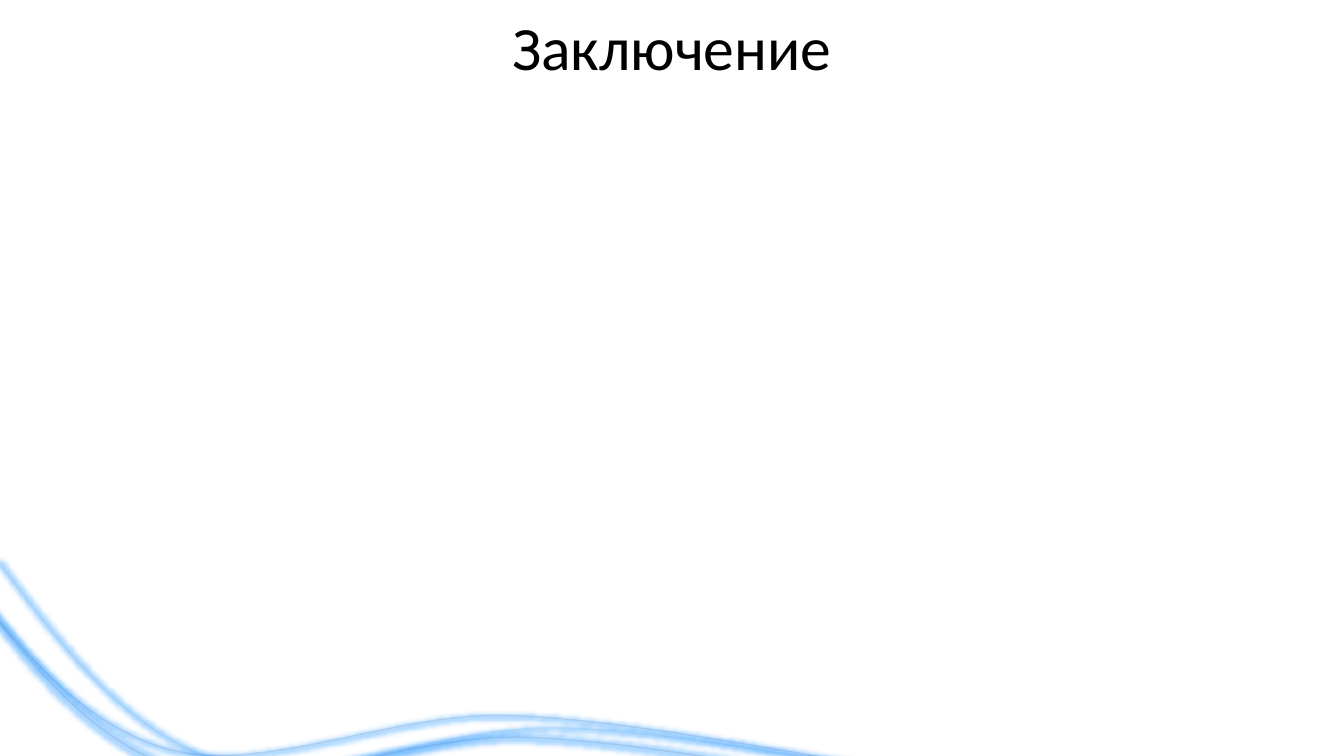
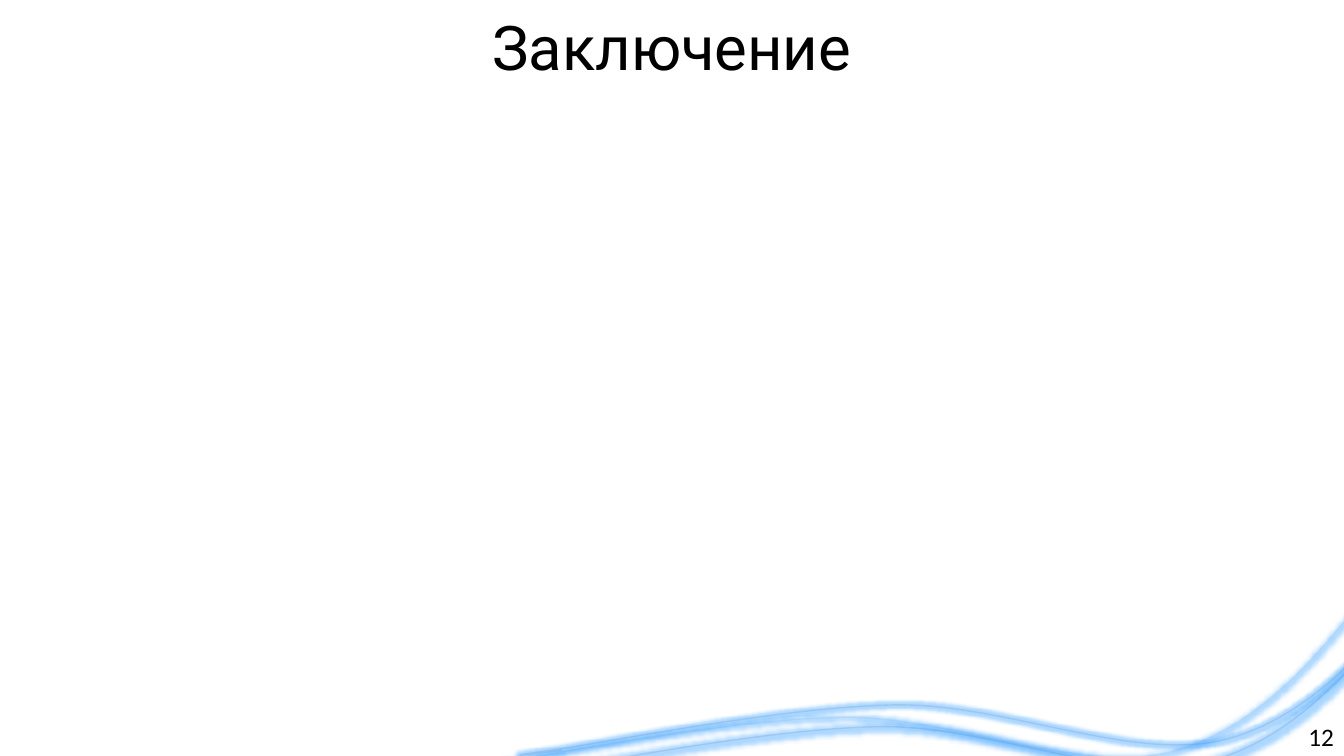
Before and after one commit to liveinscarlet/Study, a slide deck: slide 12 of Диссертация и предзащита/Презентация для предзащиты.pptx. Drawn at 1344x756 pixels with LibreOffice and Linux fonts; fonts in the diff are those of the drawing; background and template pictures are left out. Boxes give left, top, right and bottom in pixels: in the first picture for what was removed or moved away, otherwise in the second. Text is boxed around its words. In the diff, an @@ line names an element or a change of style, - is before the commit and + after.

```diff
--- a/Диссертация и предзащита/Презентация для предзащиты.pptx
+++ b/Диссертация и предзащита/Презентация для предзащиты.pptx
@@ title "Заключение" at box(492, 25, 851, 71): font Calibri to Roboto @@
@@ freeform shape: place and size @@
-freeform shape at box(0, 549, 877, 756)
+freeform shape at box(520, 538, 1344, 755)
@@ freeform shape: place and size @@
-freeform shape at box(0, 562, 932, 756)
+freeform shape at box(466, 551, 1344, 756)
@@ freeform shape: place and size @@
-freeform shape at box(0, 571, 893, 756)
+freeform shape at box(503, 561, 1344, 756)
@@ page number added at box(1308, 729, 1334, 746), 18 pt, text #000000 @@
+12
```
Also in this commit, not shown: 14 other slides changed, 1 slide added, 1 slide removed, 2 other files.
